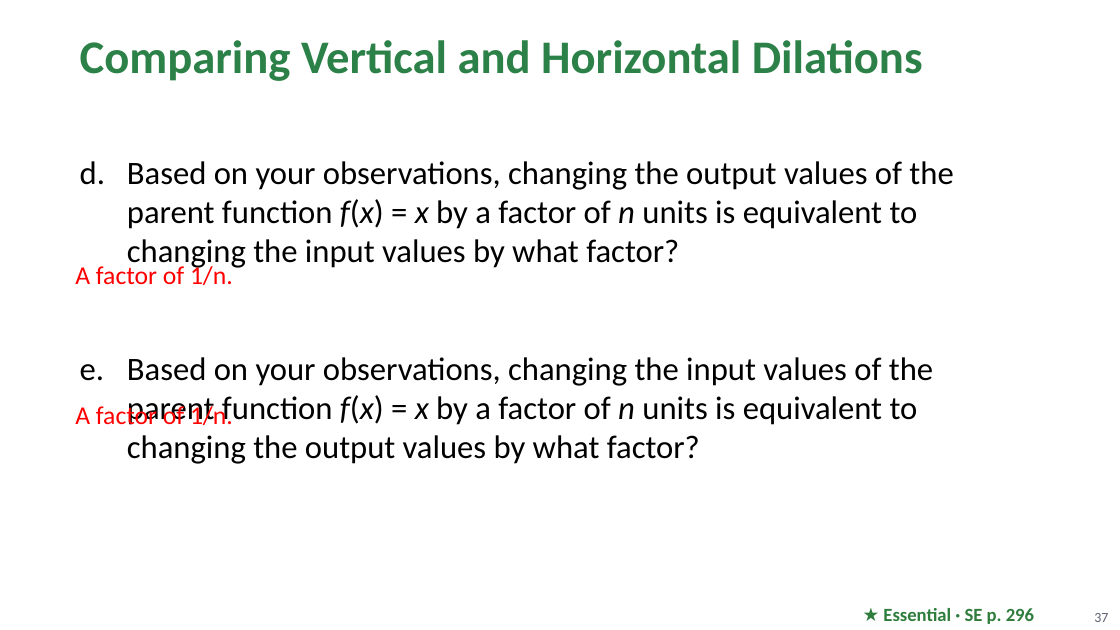
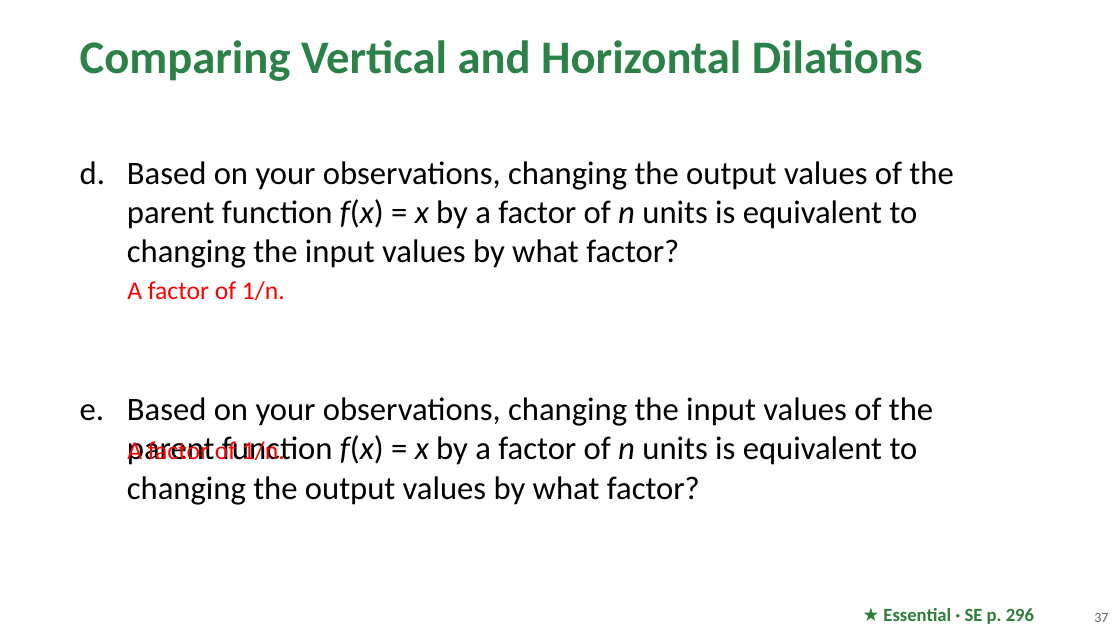
Before and after one commit to Apolloat2022/Algebra1M2U1L4, a slide deck: slide 37 of Module 2 topic 2/BLMathematics_AlgI_M2_T2_L2_LessonSlides_ENG_with_answers.pptx. Drawn at 1120x630 pixels with LibreOffice and Linux fonts; fonts in the diff are those of the drawing; background and template pictures are left out. Boxes give left, top, right and bottom in pixels: in the first picture for what was removed or moved away, otherwise in the second. Text is boxed around its words. In the diff, an @@ line names an element or a change of style, - is before the commit and + after.

```diff
--- a/Module 2 topic 2/BLMathematics_AlgI_M2_T2_L2_LessonSlides_ENG_with_answers.pptx
+++ b/Module 2 topic 2/BLMathematics_AlgI_M2_T2_L2_LessonSlides_ENG_with_answers.pptx
@@ text "Based on your observations, changing ..." at (x1=127, y1=161, x2=953, y2=505): more space between paragraphs @@
@@ text "A factor of 1/n." moved from (x1=75, y1=263, x2=233, y2=285) to (x1=127, y1=281, x2=285, y2=300) @@
@@ text "A factor of 1/n." rewrapped from (x1=75, y1=403, x2=233, y2=425) to (x1=127, y1=438, x2=285, y2=465) @@
```
Also in this commit, not shown: 9 other slides changed, 4 other files.
